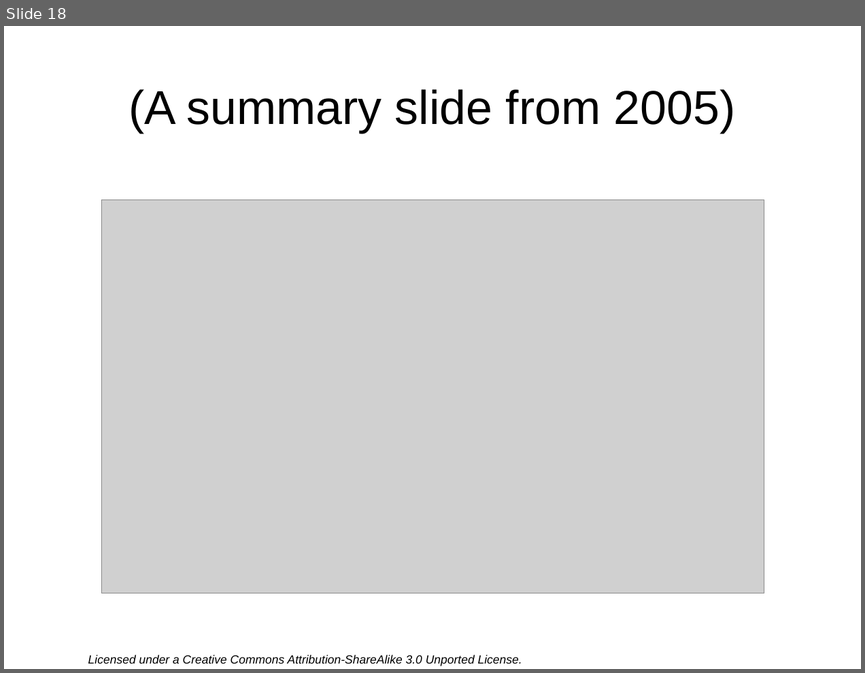
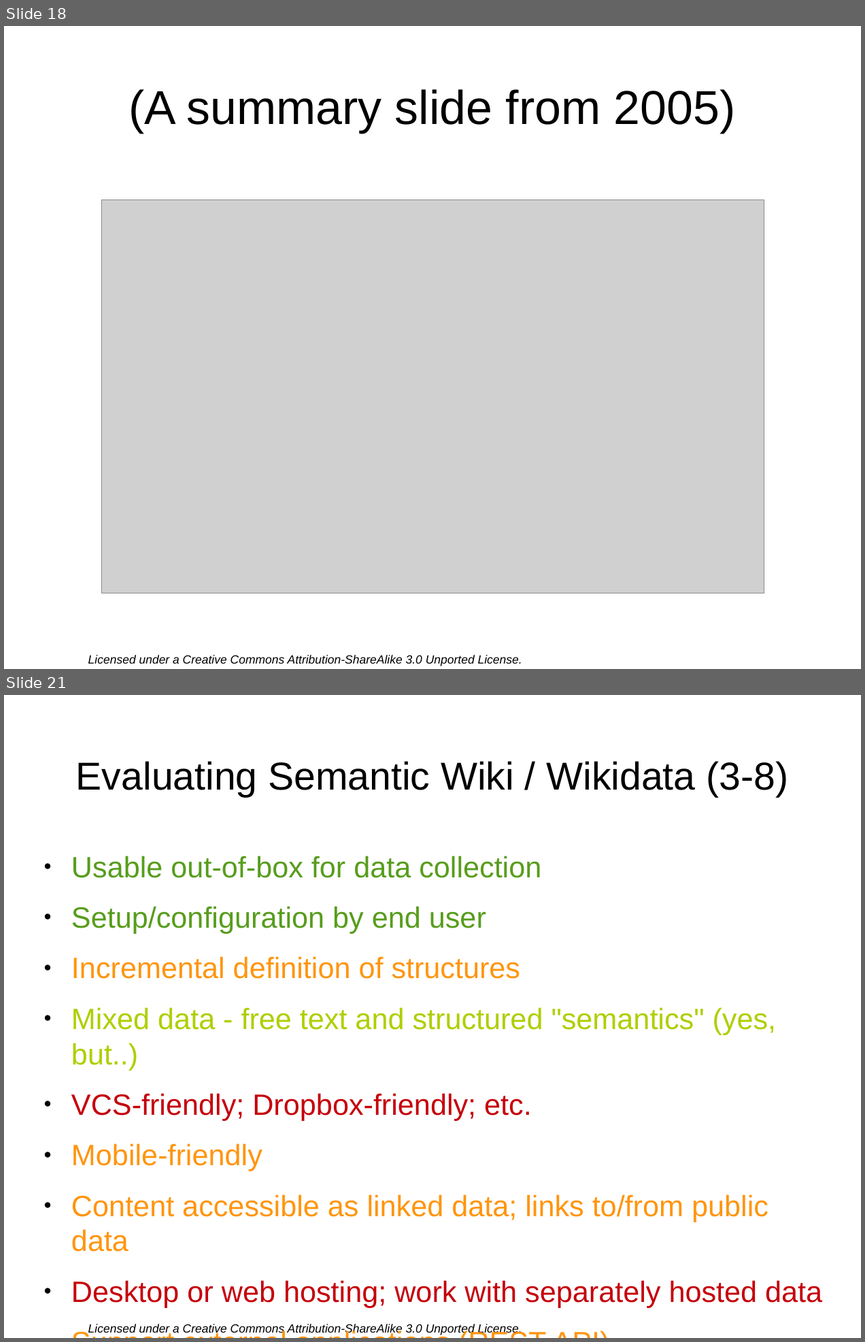
Before and after one commit to gklyne/annalist, a slide deck: presentations/annalist-pitch.odp. Shown one above the other, each under a label of ours: slide 18 before the commit, slides 18 and 21 after it; the slides between them are not shown. The pictures are 865x673 and 865x1342 pixels, drawn with LibreOffice and Linux fonts; fonts in the diff are those of the drawing; grey boxes stand for pictures; background and template pictures are left out. Boxes give left, top, right and bottom in pixels: in the first picture for what was removed or moved away, otherwise in the second. Text is boxed around its words. In the diff, an @@ line names an element or a change of style, - is before the commit and + after.

Commit message:
Add Semantic Wiki / Wikidata to evaluation

```diff
--- a/presentations/annalist-pitch.odp
+++ b/presentations/annalist-pitch.odp
@@ slide 21 added at <box>4,695,861,1338</box>, background #FFFFFF; not listed: 1 template element that a slide beside it also shows @@
@@ title added at <box>76,761,788,797</box>, 36 pt, text #000000 @@
+Evaluating Semantic Wiki / Wikidata (3-8)
@@ text added at <box>71,855,822,1307</box>, 27.2 pt, text #FF950E @@
+● Usable out-of-box for data collection
+● Setup/configuration by end user
+● Incremental definition of structures
+● Mixed data - free text and structured "semantics" (yes, but..)
+● VCS-friendly; Dropbox-friendly; etc.
+● Mobile-friendly
+● Content accessible as linked data; links to/from public data
+● Desktop or web hosting; work with separately hosted data
+● Support external applications (REST API)
+● Open source, open data format
```
Also in this commit, not shown: 7 slides changed.
